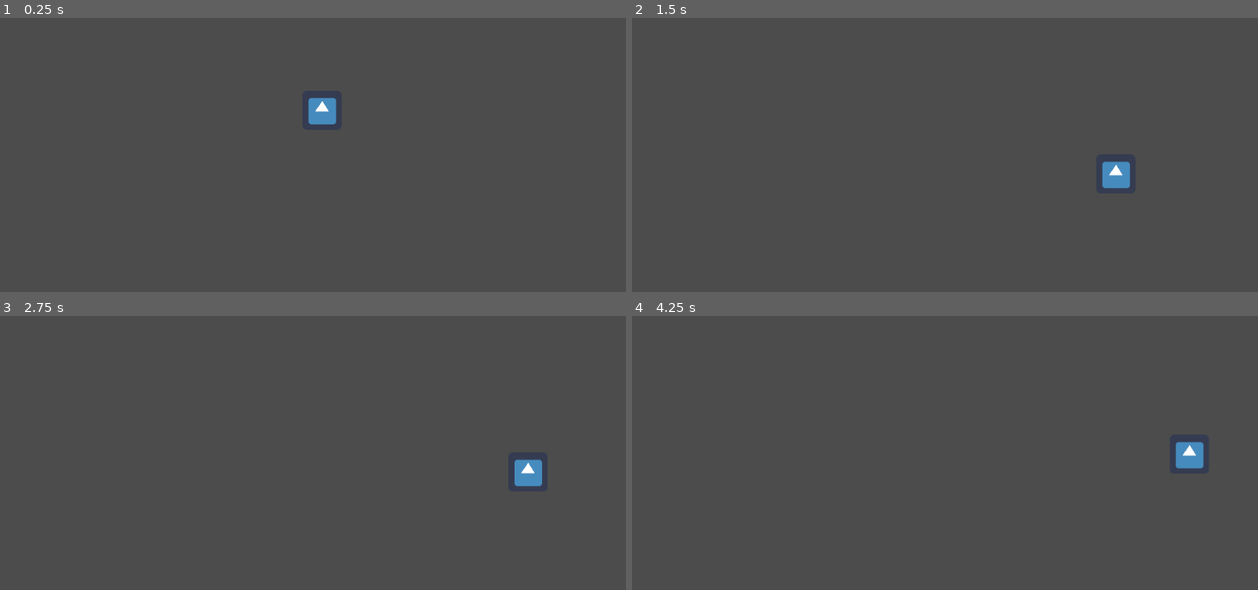
Above: before the commit, frames 1-4 (two rows, left to right).
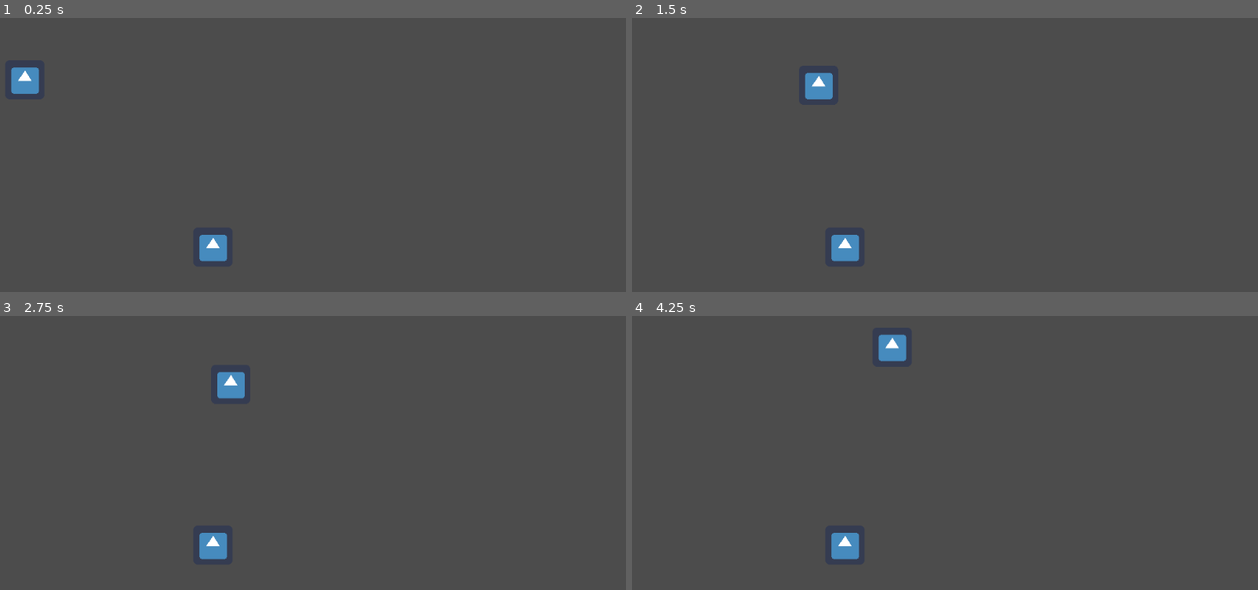
Above: after the commit, the same moments.

Repository: KevinTome/Unifesp
Game: Godot game, scene res://Scenes/Ambiente_teste.tscn
Same seed, same stepped clock (60 frames per second), same inputs: the game is played once before the commit and once after it. The engine's default icon, where the game draws it, is replaced by a stand-in: a white triangle on a blue panel in a dark square.
Inputs (mouse positions are in pixels of both pictures, inside the frame that each line leads up to):
- Up to frame 1 (0.25 s): no input
- Up to frame 2 (1.5 s): move the mouse to (1082, 94) at 0.52 s; hold D (move_right) 0.53-1.28 s; click (1082, 94) at 0.6 s; tap W (jump) at 0.77 s; move the mouse to (819, 130) at 1.27 s; hold A (move_left) from 1.28 s (still down); click (819, 130) at 1.35 s
- Up to frame 3 (2.75 s): tap W (jump) at 1.52 s; move the mouse to (375, 329) at 2.02 s; release A (move_left) at 2.03 s; hold D (move_right) from 2.03 s (still down); click (375, 329) at 2.1 s
- Up to frame 4 (4.25 s): move the mouse to (913, 483) at 2.77 s; click (913, 483) at 2.85 s; tap W (jump) at 3.02, 3.77 s; move the mouse to (1132, 466) at 3.52 s; release D (move_right) at 3.53 s; hold A (move_left) from 3.53 s (still down); click (1132, 466) at 3.6 s

The runs differ from the first frame. In frame 1, 1.3% of the frame differs, in the area x 1-54%, y 18-89%; in frame 2, 1.3%, in the area x 27-80%, y 20-89%; in frame 3, 1.3%; in frame 4, 1.3%.

Commit message:
GameDev - Silabar "DragNDrop"

Diff:
--- a/desenvolvimento_de_games/game_Silabar/Scenes/Ambiente_teste.tscn
+++ b/desenvolvimento_de_games/game_Silabar/Scenes/Ambiente_teste.tscn
@@ -1,21 +1,42 @@
-[gd_scene load_steps=4 format=2]
+[gd_scene load_steps=6 format=2]
 
 [ext_resource path="res://Scenes/Player.tscn" type="PackedScene" id=1]
 [ext_resource path="res://Scripts/Player.gd" type="Script" id=2]
+[ext_resource path="res://Scenes/Silaba.tscn" type="PackedScene" id=3]
 
 [sub_resource type="RectangleShape2D" id=1]
-extents = Vector2( 457.5, 26.5 )
+extents = Vector2( 98.625, 178.5 )
+
+[sub_resource type="RectangleShape2D" id=2]
+extents = Vector2( 276, 28.25 )
 
 [node name="Ambiente_teste" type="Node2D"]
 
 [node name="Player" parent="." instance=ExtResource( 1 )]
-position = Vector2( 528, 256 )
+position = Vector2( 43, 221 )
 collision_mask = 2
 script = ExtResource( 2 )
 
-[node name="StaticBody2D" type="StaticBody2D" parent="."]
+[node name="Inicio" type="StaticBody2D" parent="."]
 collision_layer = 2
 
-[node name="CollisionShape2D" type="CollisionShape2D" parent="StaticBody2D"]
-position = Vector2( 515, 458 )
+[node name="CollisionShape2D" type="CollisionShape2D" parent="Inicio"]
+position = Vector2( 50.625, 455.5 )
 shape = SubResource( 1 )
+
+[node name="Plataforma" type="StaticBody2D" parent="."]
+collision_layer = 2
+
+[node name="CollisionShape2D" type="CollisionShape2D" parent="Plataforma"]
+position = Vector2( 499, 316 )
+shape = SubResource( 2 )
+
+[node name="Fim" type="StaticBody2D" parent="."]
+collision_layer = 2
+
+[node name="CollisionShape2D" type="CollisionShape2D" parent="Fim"]
+position = Vector2( 951, 448 )
+shape = SubResource( 1 )
+
+[node name="Silaba" parent="." instance=ExtResource( 3 )]
+position = Vector2( 350, 520 )
--- /dev/null
+++ b/desenvolvimento_de_games/game_Silabar/Scenes/Silaba.tscn
@@ -0,0 +1,20 @@
+[gd_scene load_steps=4 format=2]
+
+[ext_resource path="res://Scripts/Silaba.gd" type="Script" id=1]
+[ext_resource path="res://icon.png" type="Texture" id=2]
+
+[sub_resource type="RectangleShape2D" id=1]
+extents = Vector2( 30, 30 )
+
+[node name="Silaba" type="Node2D"]
+script = ExtResource( 1 )
+
+[node name="Icon" type="Sprite" parent="."]
+texture = ExtResource( 2 )
+
+[node name="Area2D" type="Area2D" parent="Icon"]
+
+[node name="CollisionShape2D" type="CollisionShape2D" parent="Icon/Area2D"]
+shape = SubResource( 1 )
+
+[connection signal="input_event" from="Icon/Area2D" to="." method="_on_Area2D_input_event"]
--- /dev/null
+++ b/desenvolvimento_de_games/game_Silabar/Scripts/Silaba.gd
@@ -0,0 +1,16 @@
+extends Node2D
+
+var selected = false
+
+func _on_Area2D_input_event(viewport, event, shape_idx):
+	if Input.is_action_just_pressed("click"):
+		selected = true
+
+func _physics_process(delta):
+	if selected:
+		global_position = lerp(global_position, get_global_mouse_position(), 25 * delta)
+
+func _input(event):
+	if event is InputEventMouseButton:
+		if event.button_index == BUTTON_LEFT and not event.pressed:
+			selected = false
--- a/desenvolvimento_de_games/game_Silabar/project.godot
+++ b/desenvolvimento_de_games/game_Silabar/project.godot
@@ -35,6 +35,11 @@
 "events": [ Object(InputEventKey,"resource_local_to_scene":false,"resource_name":"","device":0,"alt":false,"shift":false,"control":false,"meta":false,"command":false,"pressed":false,"scancode":87,"physical_scancode":0,"unicode":0,"echo":false,"script":null)
  ]
 }
+click={
+"deadzone": 0.5,
+"events": [ Object(InputEventMouseButton,"resource_local_to_scene":false,"resource_name":"","device":0,"alt":false,"shift":false,"control":false,"meta":false,"command":false,"button_mask":0,"position":Vector2( 0, 0 ),"global_position":Vector2( 0, 0 ),"factor":1.0,"button_index":1,"pressed":false,"doubleclick":false,"script":null)
+ ]
+}
 
 [physics]
 
